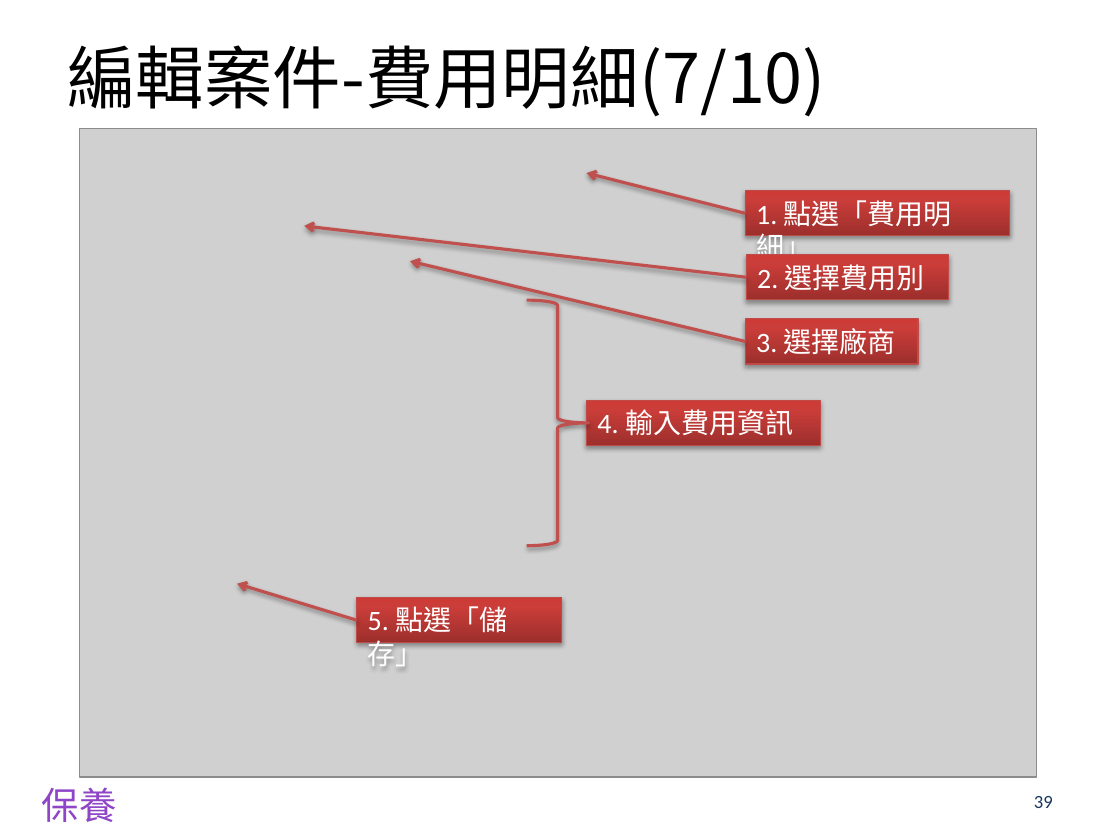
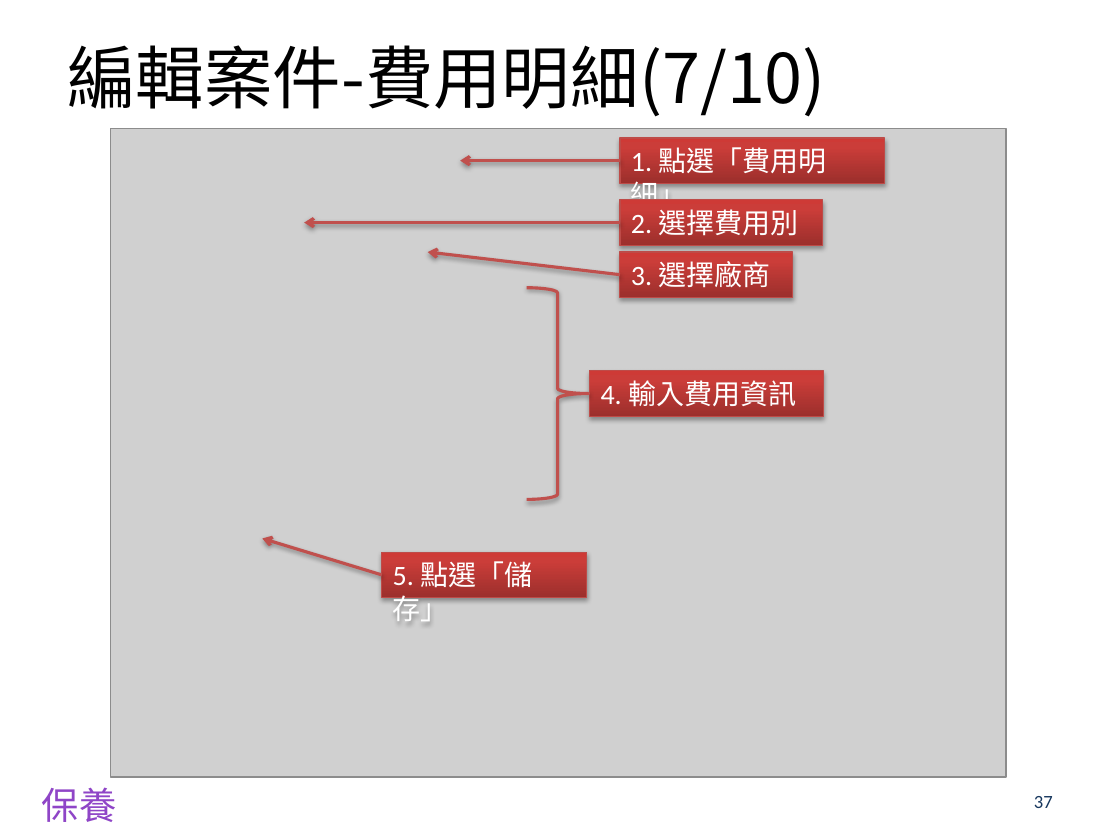
Before and after one commit to airball91327/BMEDSys, a slide deck: slide 37 of EDIS/EDIS/wwwroot/Files/Manual/BMED_EngManual.pptx (slide 39 before the commit). Drawn at 1120x840 pixels with LibreOffice and Linux fonts; fonts in the diff are those of the drawing; grey boxes stand for pictures; background and template pictures are left out. Boxes give left, top, right and bottom in pixels: in the first picture for what was removed or moved away, otherwise in the second. Text is boxed around its words. In the diff, an @@ line names an element or a change of style, - is before the commit and + after.

```diff
--- a/EDIS/EDIS/wwwroot/Files/Manual/BMED_EngManual.pptx
+++ b/EDIS/EDIS/wwwroot/Files/Manual/BMED_EngManual.pptx
@@ picture: place and size @@
-picture at [80,129,1036,777]
+picture at [111,129,1006,777]
@@ rectangle "1. 點選「費用明細」": place and size @@
-rectangle "1. 點選「費用明細」" at [745,190,1009,235]
+rectangle "1. 點選「費用明細」" at [620,138,885,183]
@@ arrow moved from (745, 213) - (587, 174) to (620, 160) - (460, 160) @@
@@ rectangle "2. 選擇費用別": place and size @@
-rectangle "2. 選擇費用別" at [746,254,949,299]
+rectangle "2. 選擇費用別" at [620,200,823,245]
@@ arrow moved from (746, 278) - (305, 226) to (620, 223) - (305, 223) @@
@@ arrow moved from (745, 342) - (410, 261) to (620, 274) - (428, 252) @@
@@ rectangle "3. 選擇廠商": place and size @@
-rectangle "3. 選擇廠商" at [745,319,917,364]
+rectangle "3. 選擇廠商" at [620,252,793,297]
@@ right brace: place and size @@
-right brace at [526,300,588,545]
+right brace at [526,288,588,500]
@@ rectangle "4. 輸入費用資訊": place and size @@
-rectangle "4. 輸入費用資訊" at [587,400,821,445]
+rectangle "4. 輸入費用資訊" at [589,371,823,416]
@@ arrow moved from (356, 620) - (237, 584) to (382, 575) - (262, 539) @@
@@ rectangle "5. 點選「儲存」": place and size @@
-rectangle "5. 點選「儲存」" at [356,598,561,643]
+rectangle "5. 點選「儲存」" at [382,552,587,597]
@@ page number at [1034,796,1053,808]: text changed @@
-39
+37
```
Also in this commit, not shown: 31 other slides changed, 4 slides added, 7 slides removed, 7 other files.
